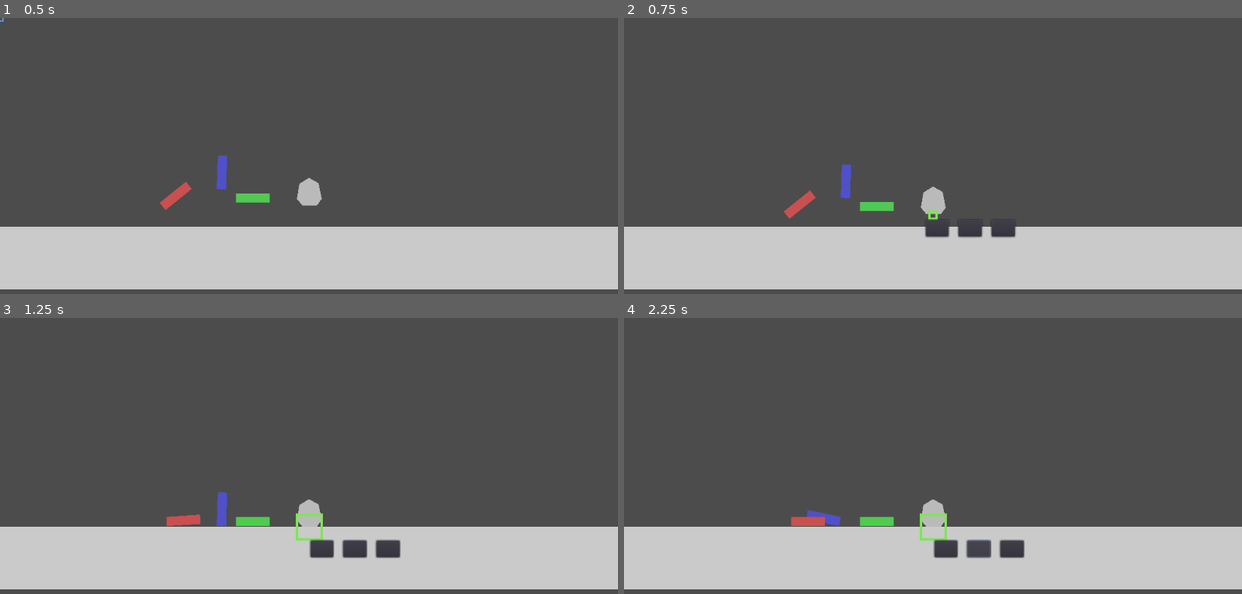
Above: before the commit, frames 1-4 (two rows, left to right).
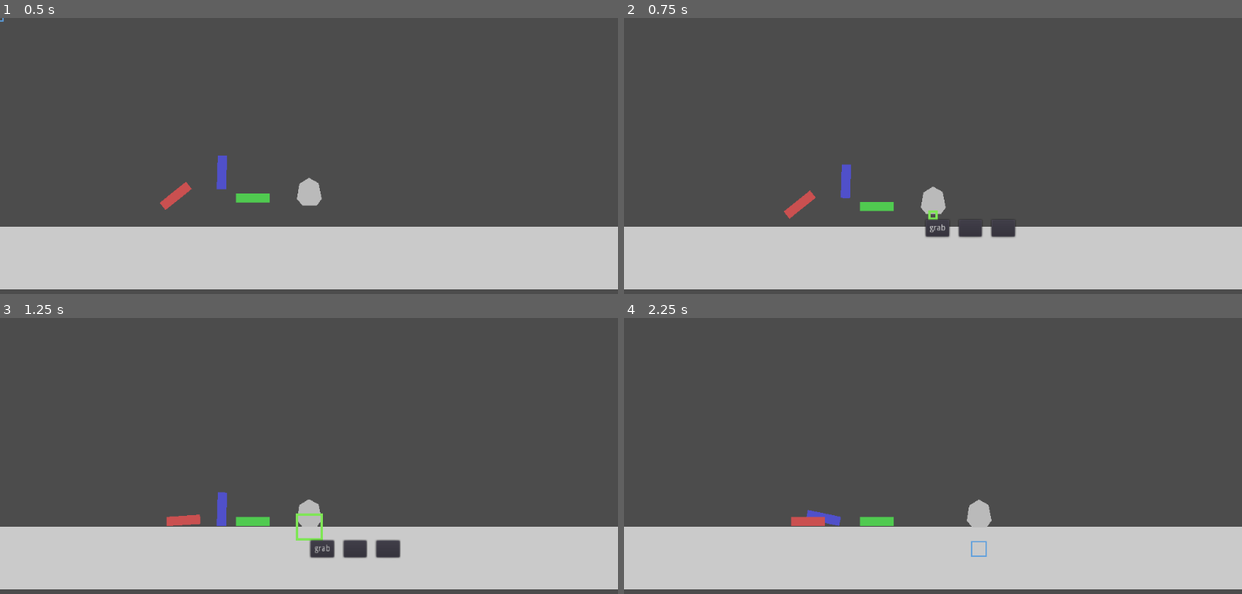
Above: after the commit, the same moments.

Repository: mikhail-shafigullin/godot-wild-jam-58
Game: Godot game, scene res://NN_test/PhysicTest.tscn
Same seed, same stepped clock (60 frames per second), same inputs: the game is played once before the commit and once after it. This scene is started directly instead of the project's main scene.
Inputs (mouse positions are in pixels of both pictures, inside the frame that each line leads up to):
- Up to frame 1 (0.5 s): no input
- Up to frame 2 (0.75 s): tap Enter (ui_accept) at 0.5 s; hold Right (ui_right) from 0.53 s (still down); click (933, 200) at 0.67 s
- Up to frame 3 (1.25 s): keep holding Right (ui_right); tap Enter (ui_accept) at 0.77 s
- Up to frame 4 (2.25 s): release Right (ui_right) at 1.25 s; click (945, 549) at 1.27 s; click (976, 549) at 2.02 s

Frame 1 is identical in both runs. In frame 2, less than 0.1% of the frame differs, in the area x 49-55%, y 74-80%; in frame 3, less than 0.1%; in frame 4, 1.6%, in the area x 47-65%, y 65-88%.

Commit message:
button function

Diff:
--- a/project.godot
+++ b/project.godot
@@ -68,6 +68,12 @@
 
 common/drop_mouse_on_gui_input_disabled=true
 
+[layer_names]
+
+2d_physics/layer_1="Player"
+2d_physics/layer_5="Blueprint"
+2d_physics/layer_9="Parts"
+
 [physics]
 
 common/enable_pause_aware_picking=true
--- a/src/ship/blueprint/BlueprintManager.gd
+++ b/src/ship/blueprint/BlueprintManager.gd
@@ -34,18 +34,26 @@
 
 	if event is InputEventMouseButton:
 		if event.pressed:
-			var part = bp_cursor.get_part_under_cursor()
-			if part:
-				click_on_part(part)
+			if event.button_index == BUTTON_LEFT:
+				if holding_part:
+					release_part(holding_part)
+				else:
+					bp_cursor.mark_normal()
+					var part = bp_cursor.get_part_under_cursor()
+					if part and part != active_part:
+						click_on_part(part)
+					else:
+						free_active_part()
+			if event.button_index == BUTTON_RIGHT:
+				pass
+
 
 
 func click_on_part(part: PartBase):
 	print("CLICK")
-	if holding_part:
-		free_active_part()
-	else:
-		bp_cursor.focus_on_part(part)
-		# grab_part(part)
+	activate_part(part)
+	bp_cursor.focus_on_part(part)
+
 
 func free_active_part():
 	if holding_part:
@@ -63,6 +71,7 @@
 func deactivate_part(part: PartBase):
 	active_part = null
 	part.on_bp_deactivate()
+	bp_cursor.mark_normal()
 
 func rotate_right():
 	rotation_target += rotation_step
@@ -89,7 +98,8 @@
 
 	free_active_part()
 	part.z_index = 999
-	rotation_target  = 0
+	rotation_target = 0
+	bp_cursor.lock_on(part, false)
 
 	var part_parent = part.get_parent()
 	if part_parent is PartBase and !part.is_parts_root:
@@ -114,3 +124,8 @@
 	if part.can_be_build():
 		part.build()
 	part.on_release()
+
+
+func _on_Grab_pressed():
+	if active_part:
+		grab_part(active_part)
--- a/src/ship/blueprint/BlueprintManager.tscn
+++ b/src/ship/blueprint/BlueprintManager.tscn
@@ -8,6 +8,7 @@
 anchor_right = 1.0
 anchor_bottom = 1.0
 focus_mode = 1
+mouse_filter = 1
 script = ExtResource( 1 )
 
 [node name="Cursor" type="Panel" parent="."]
@@ -30,22 +31,23 @@
 custom_constants/separation = 16
 alignment = 1
 
-[node name="Button" type="Button" parent="ToolPanel"]
-margin_right = 38.0
+[node name="Grab" type="Button" parent="ToolPanel"]
+margin_right = 39.0
 margin_bottom = 28.0
 focus_mode = 1
 size_flags_horizontal = 3
 size_flags_vertical = 3
 enabled_focus_mode = 1
+text = "grab"
 
-[node name="Button2" type="Button" parent="ToolPanel"]
-margin_left = 54.0
+[node name="Controls" type="Button" parent="ToolPanel"]
+margin_left = 55.0
 margin_right = 93.0
 margin_bottom = 28.0
 size_flags_horizontal = 3
 size_flags_vertical = 3
 
-[node name="Button3" type="Button" parent="ToolPanel"]
+[node name="Menu" type="Button" parent="ToolPanel"]
 margin_left = 109.0
 margin_right = 148.0
 margin_bottom = 28.0
@@ -54,3 +56,4 @@
 
 [connection signal="gui_input" from="." to="." method="_on_gui_input"]
 [connection signal="tween_all_completed" from="Cursor/Tween" to="Cursor" method="_on_tween_all_completed"]
+[connection signal="pressed" from="ToolPanel/Grab" to="." method="_on_Grab_pressed"]
--- a/src/ship/blueprint/Cursor.gd
+++ b/src/ship/blueprint/Cursor.gd
@@ -3,7 +3,7 @@
 const sb_active = preload("res://src/ship/blueprint/cursor_active_sbox.tres")
 const sb_normal = preload("res://src/ship/blueprint/cursor_normal_sbox.tres")
 
-export var interpolation_speed: float = 1
+export var interpolation_speed: float = 0.3
 export var cursor_size: float = 10
 onready var tween = $"Tween"
 var follow: bool = true
@@ -47,20 +47,27 @@
 			set_cursor_position(root_scene.get_global_mouse_position(),
 								root_scene.global_rotation_degrees)
 
-func focus_on_part(part: PartBase):
-	mark_active()
+func lock_on(node, activate = true):
+	if activate:
+		mark_active()
+	follow = true
+	follow_target = node
+	set_cursor_size(follow_target.get_part_size())
+
+func focus_on_part(part: PartBase, activate = true):
+	mark_normal()
 	tween.stop_all()
-	rect_size = Vector2.ZERO
-	if follow_target:
-		var prev_center
-		if follow_target is PartBase:
-			prev_center = follow_target.get_part_global_position() + pos_offset - follow_target.get_part_size()*0.5
-		else:
-			prev_center = follow_target.global_position
-		rect_global_position = prev_center
+	# rect_size = Vector2.ZERO
+	# if follow_target:
+	# 	var prev_center
+	# 	if follow_target is PartBase:
+	# 		prev_center = follow_target.get_part_global_position() + pos_offset - follow_target.get_part_size()*0.5
+	# 	else:
+	# 		prev_center = follow_target.global_position
+	# 	rect_global_position = prev_center
 
 	if not get_tree().paused:
-		lock_on(part)
+		lock_on(part, activate)
 		return
 
 	follow = false
@@ -85,13 +92,7 @@
 func _on_timer_timeout():
 	if (follow_target):
 		lock_on(follow_target)
-
-func lock_on(node):
-	follow = true
-	follow_target = node
-
-
-	set_cursor_size(follow_target.get_part_size())
+		mark_active()
 
 func mark_active():
 	add_stylebox_override("panel", sb_active)
